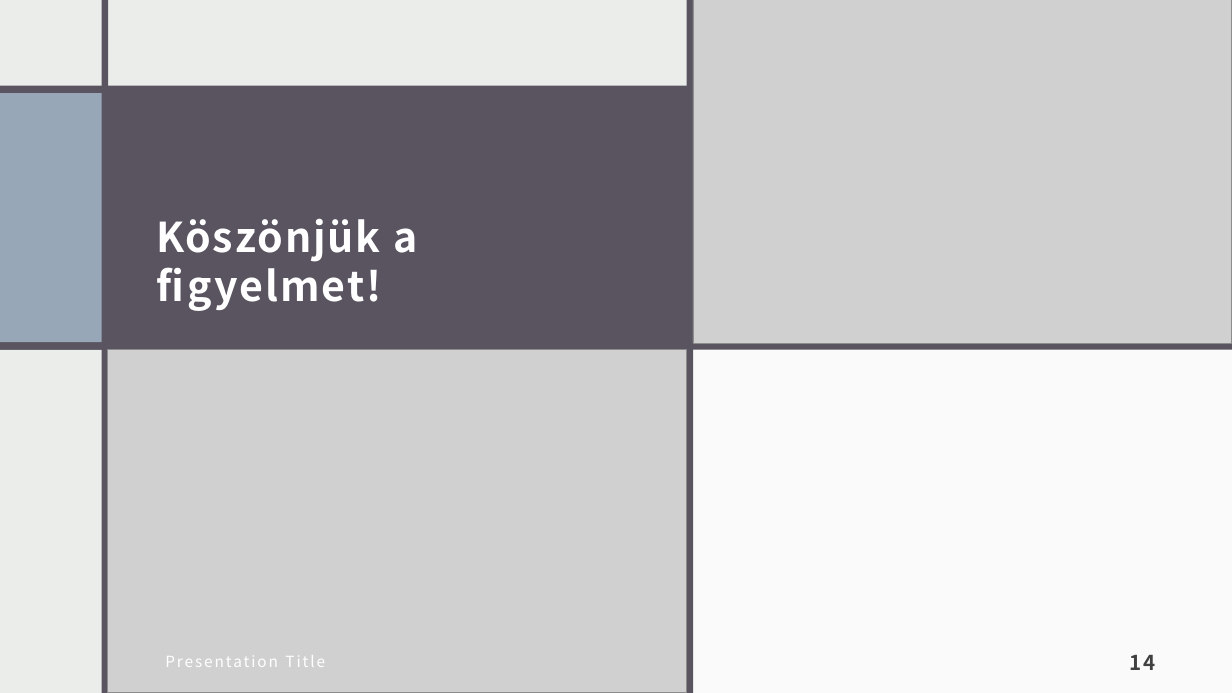
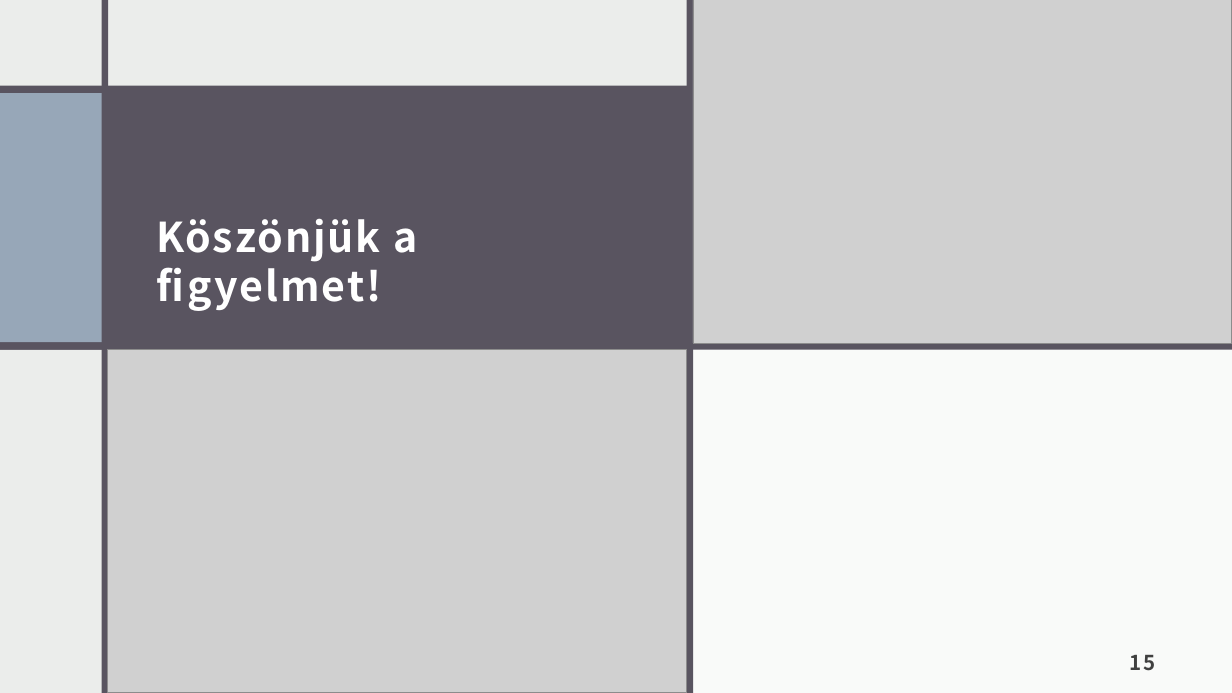
Before and after one commit to zsiza/JobCompass, a slide deck: slide 15 of M1/JobCompassM1.pptx (slide 14 before the commit). Drawn at 1232x693 pixels with LibreOffice and Linux fonts; fonts in the diff are those of the drawing; grey boxes stand for pictures. Boxes give left, top, right and bottom in pixels: in the first picture for what was removed or moved away, otherwise in the second. Text is boxed around its words. In the diff, an @@ line names an element or a change of style, - is before the commit and + after.

```diff
--- a/M1/JobCompassM1.pptx
+++ b/M1/JobCompassM1.pptx
@@ text removed at (165, 655, 325, 667) @@
-Presentation Title
@@ page number at (1130, 655, 1156, 671): text changed @@
-14
+15
```
Also in this commit, not shown: 8 other slides changed, 2 slides added, 1 slide removed.
